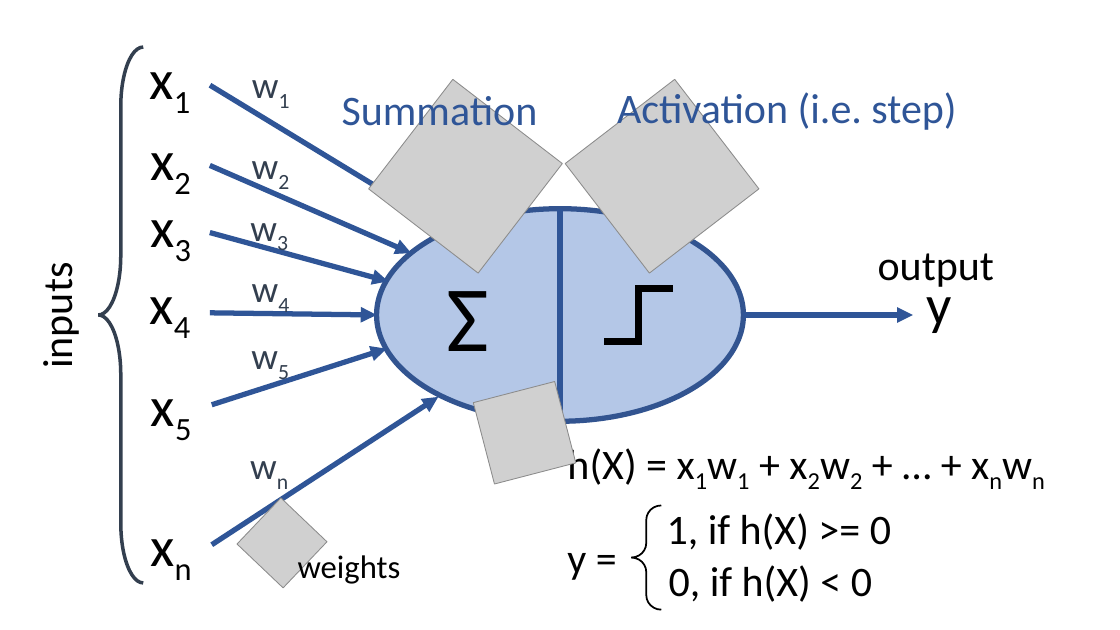
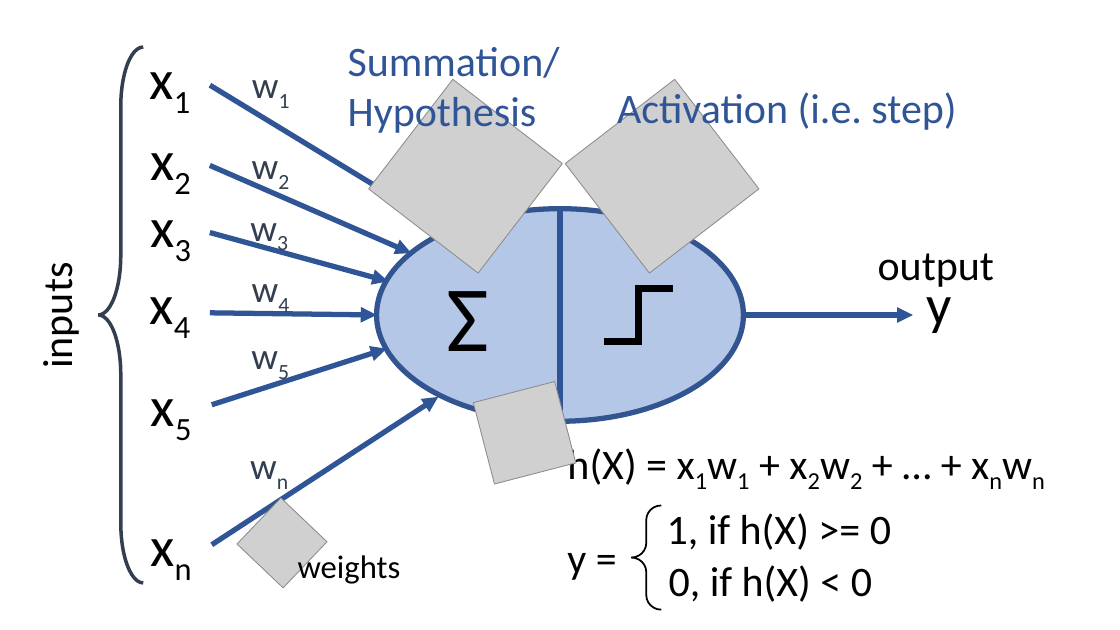
Before and after one commit to mdcramer/Simple-Perceptron-Network, a slide deck: slide 2 of Simple Perceptron Networks.pptx. Drawn at 1120x630 pixels with LibreOffice and Linux fonts; fonts in the diff are those of the drawing; grey boxes stand for pictures. Boxes give left, top, right and bottom in pixels: in the first picture for what was removed or moved away, otherwise in the second. Text is boxed around its words. In the diff, an @@ line names an element or a change of style, - is before the commit and + after.

```diff
--- a/Simple Perceptron Networks.pptx
+++ b/Simple Perceptron Networks.pptx
@@ text at [348,47,560,136]: text changed @@
-Summation
+Summation/
+Hypothesis
```
Also in this commit, not shown: 5 other slides changed, 11 slides added, 1 other file.
